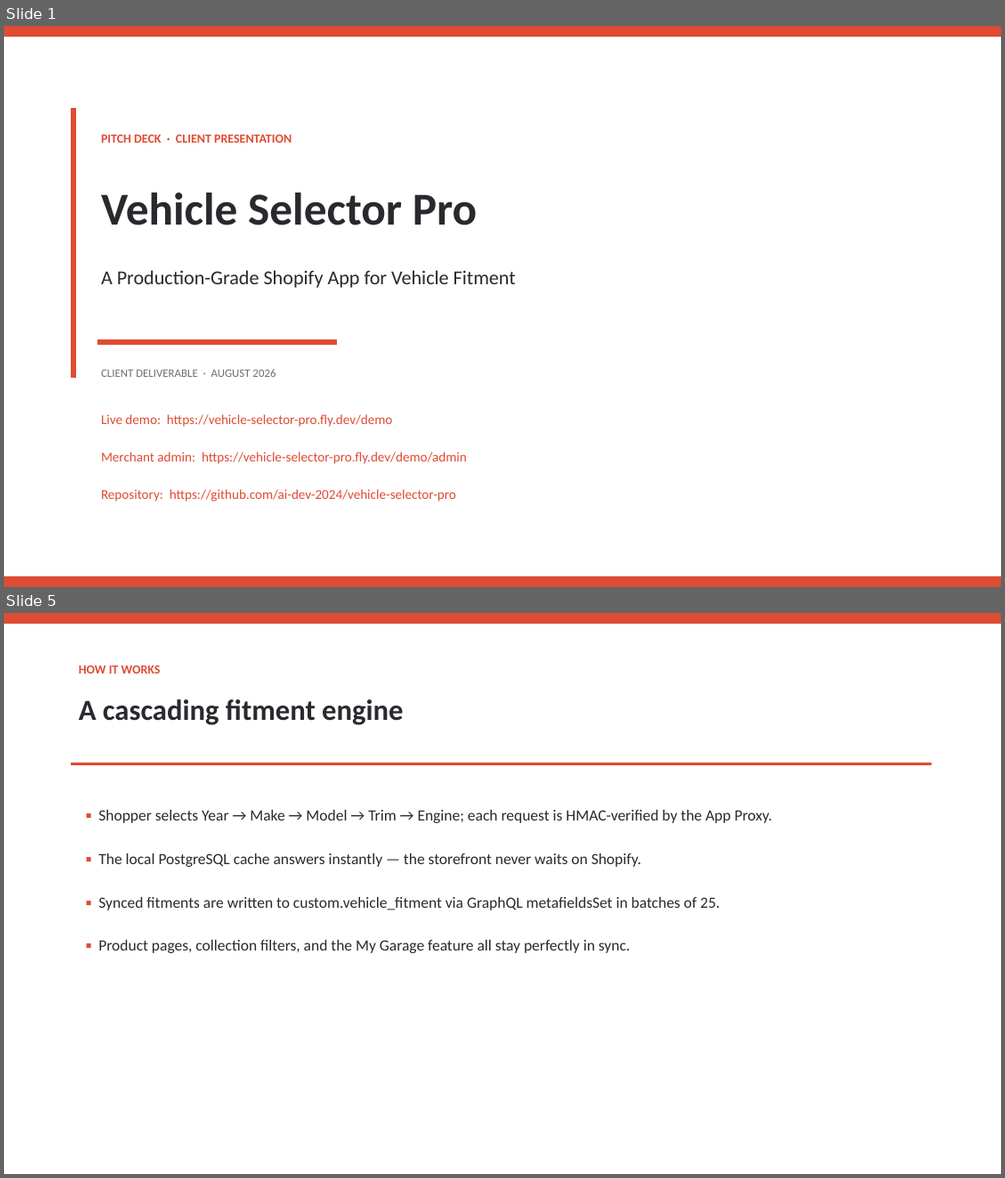
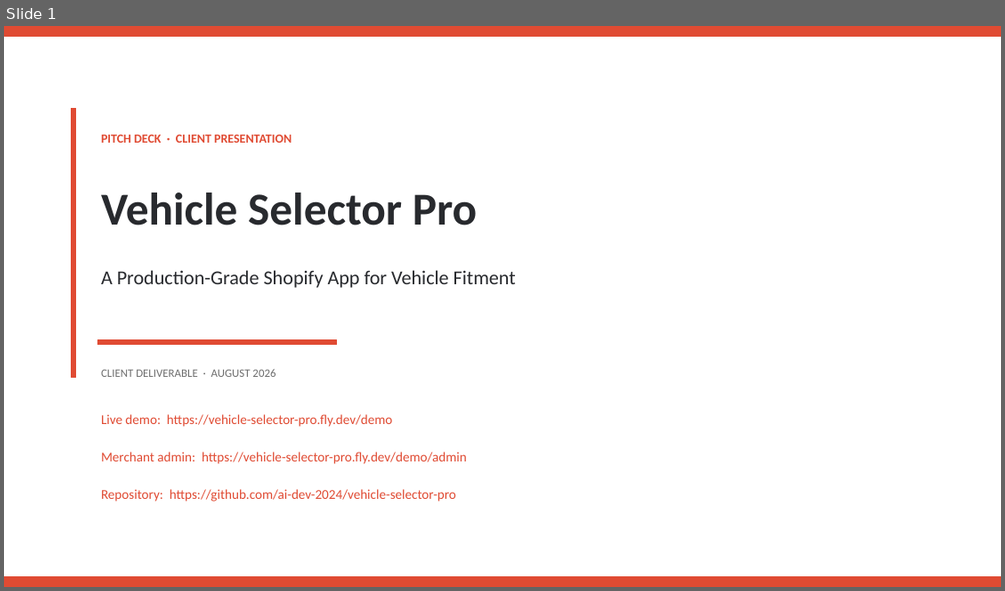
Before and after one commit to ai-dev-2024/vehicle-selector-pro, a slide deck: report/Vehicle_Selector_Pro_Pitch_Deck.pptx. Shown one above the other, each under a label of ours: slides 1 and 5 before the commit, slide 1 after it; the slides between them are not shown. The pictures are 1005x1178 and 1005x591 pixels, drawn with LibreOffice and Linux fonts; fonts in the diff are those of the drawing. Boxes give left, top, right and bottom in pixels: in the first picture for what was removed or moved away, otherwise in the second. Text is boxed around its words. In the diff, an @@ line names an element or a change of style, - is before the commit and + after.

```diff
--- a/report/Vehicle_Selector_Pro_Pitch_Deck.pptx
+++ b/report/Vehicle_Selector_Pro_Pitch_Deck.pptx
@@ slide 5 removed at (x1=4, y1=613, x2=1001, y2=1174), background #FFFFFF @@
@@ rectangle removed at (x1=4, y1=613, x2=1001, y2=624) @@
@@ text removed at (x1=79, y1=666, x2=161, y2=674) @@
-HOW IT WORKS
@@ text removed at (x1=79, y1=699, x2=403, y2=725) @@
-A cascading fitment engine
@@ rectangle removed at (x1=72, y1=763, x2=931, y2=765) @@
@@ text removed at (x1=98, y1=810, x2=772, y2=953) @@
-▪ Shopper selects Year → Make → Model → Trim → Engine; each request is HMAC-verified by the App Proxy.
-▪ The local PostgreSQL cache answers instantly — the storefront never waits on Shopify.
-▪ Synced fitments are written to custom.vehicle_fitment via GraphQL metafieldsSet in batches of 25.
-▪ Product pages, collection filters, and the My Garage feature all stay perfectly in sync.
```
Also in this commit, not shown: 4 slides changed, 11 other slides removed, 5 other files.
